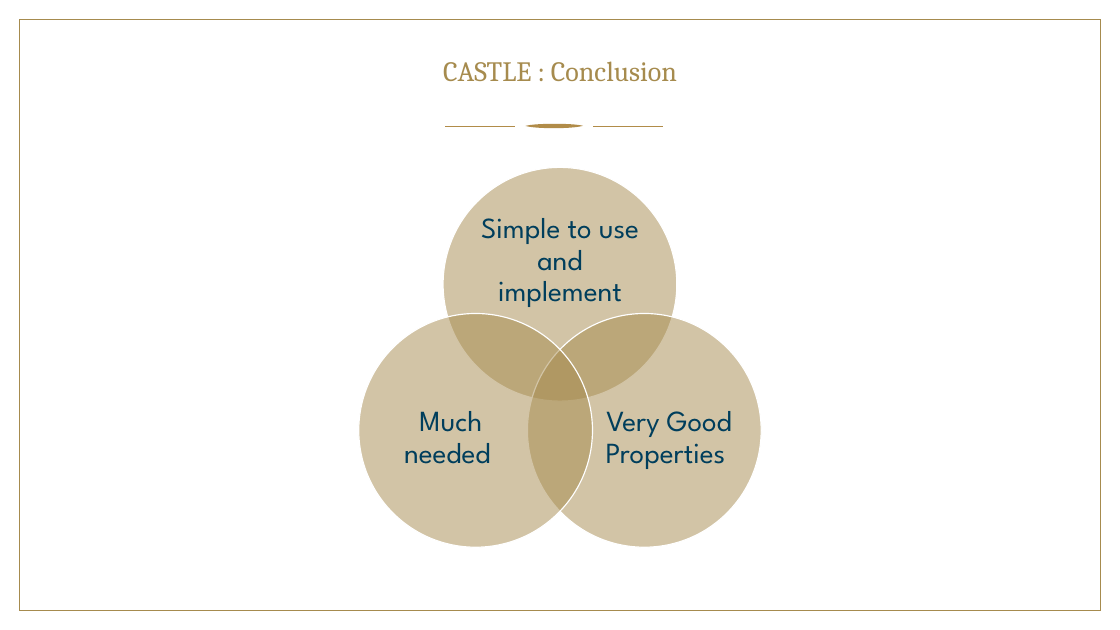
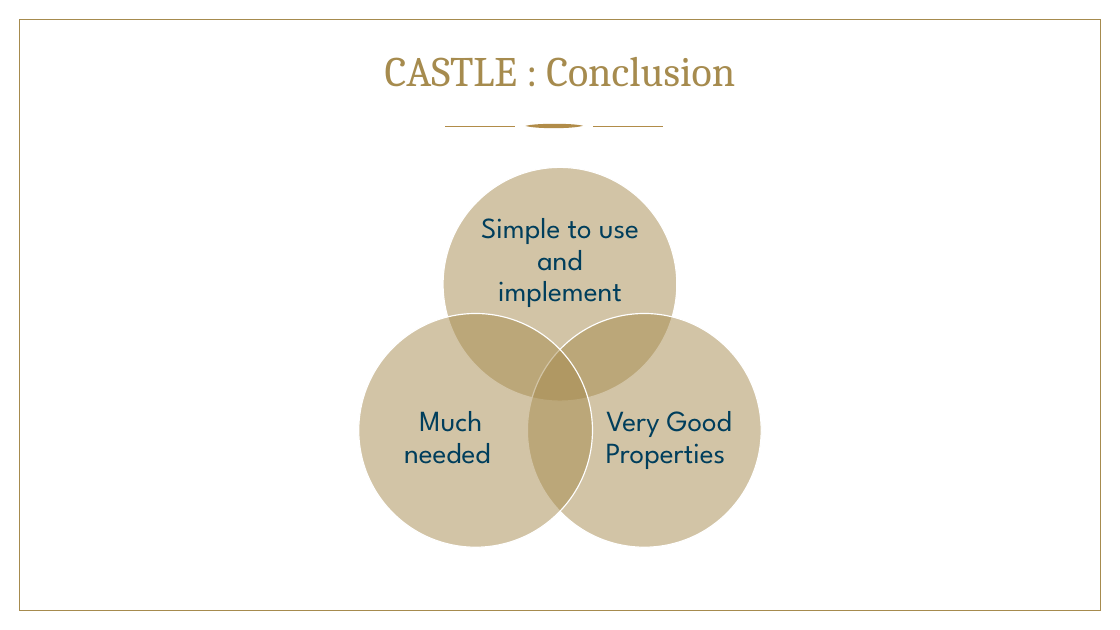
Before and after one commit to Mttmin/classroom_allocation, a slide deck: slide 8 of Pitch Minguet.pptx (slide 7 before the commit). Drawn at 1120x630 pixels with LibreOffice and Linux fonts; fonts in the diff are those of the drawing; background and template pictures are left out. Boxes give left, top, right and bottom in pixels: in the first picture for what was removed or moved away, otherwise in the second. Text is boxed around its words. In the diff, an @@ line names an element or a change of style, - is before the commit and + after.

```diff
--- a/Pitch Minguet.pptx
+++ b/Pitch Minguet.pptx
@@ title "CASTLE : Conclusion" at [385,57,735,87]: size 24 to 36 pt @@
```
Also in this commit, not shown: 6 other slides changed, 1 slide added, 5 other files.
